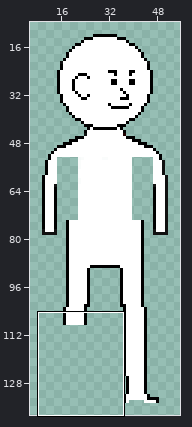
File history of a sprite sheet, game/images/person.png. The picture above shows the old version from afar; the outline marks the close-up.
Close-up. Before:
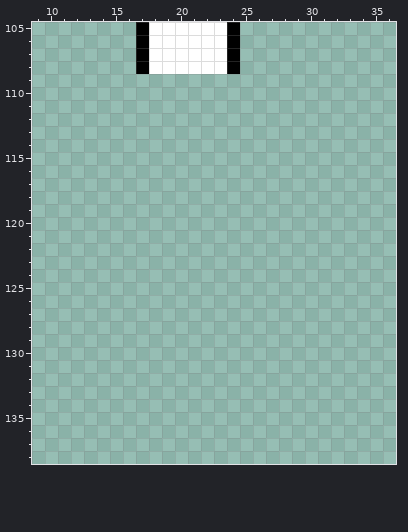
The file is 62x140 pixels. Colours within 5 levels of each other are drawn and written as one. Shown: x 9..36, y 105..138. The wide view leaves out empty margins.
After the commit:
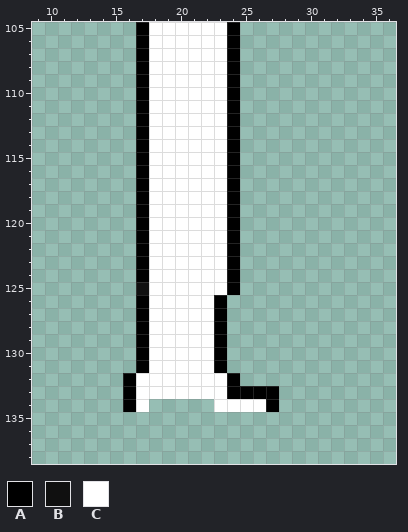
Palette (. is transparent): A #000000  B #101010  C #ffffff
The exact change:
@@ x 14..29 @@
 108 ...ACCCCCCA.....
-109 ................
-110 ................
-111 ................
-112 ................
-113 ................
-114 ................
-115 ................
-116 ................
-117 ................
-118 ................
-119 ................
-120 ................
-121 ................
-122 ................
-123 ................
-124 ................
-125 ................
-126 ................
-127 ................
-128 ................
-129 ................
-130 ................
-131 ................
-132 ................
-133 ................
-134 ................
+109 ...ACCCCCCA.....
+110 ...ACCCCCCA.....
+111 ...ACCCCCCA.....
+112 ...ACCCCCCA.....
+113 ...ACCCCCCA.....
+114 ...ACCCCCCA.....
+115 ...ACCCCCCA.....
+116 ...ACCCCCCA.....
+117 ...ACCCCCCA.....
+118 ...ACCCCCCA.....
+119 ...ACCCCCCA.....
+120 ...ACCCCCCA.....
+121 ...ACCCCCCA.....
+122 ...ACCCCCCA.....
+123 ...ACCCCCCA.....
+124 ...ACCCCCCA.....
+125 ...BCCCCCCA.....
+126 ...ACCCCCA......
+127 ...ACCCCCA......
+128 ...ACCCCCA......
+129 ...ACCCCCA......
+130 ...ACCCCCA......
+131 ...ACCCCCA......
+132 ..ACCCCCCCA.....
+133 ..ACCCCCCCAAAA..
+134 ..AC.....CCCCA..
 135 ................
